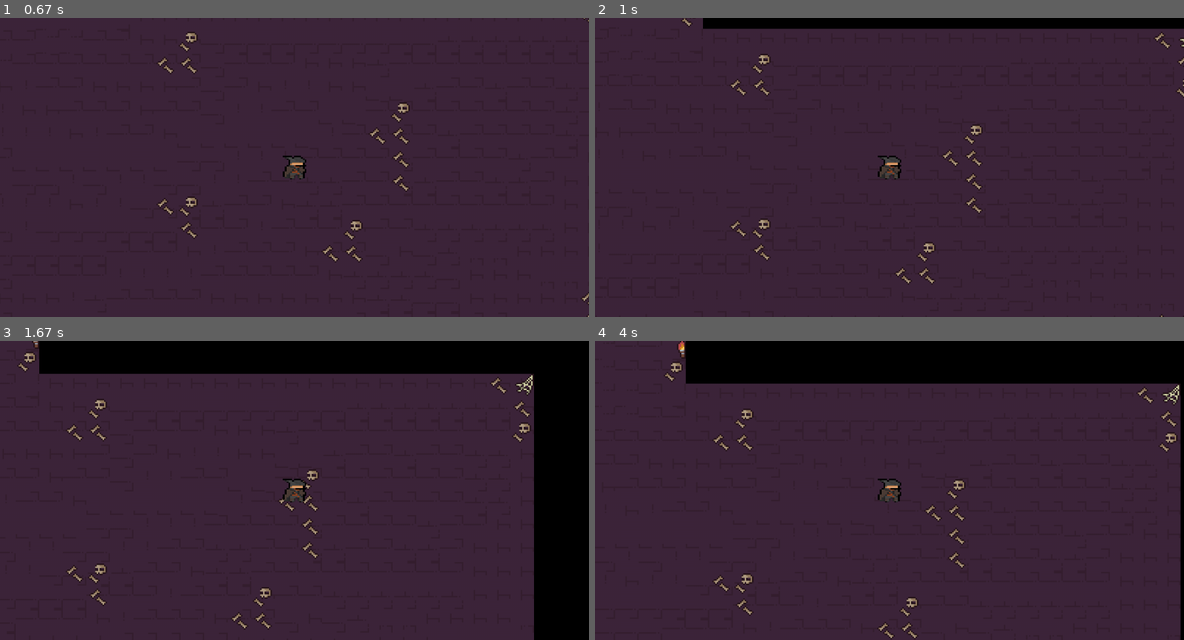
Above: before the commit, frames 1-4 (two rows, left to right).
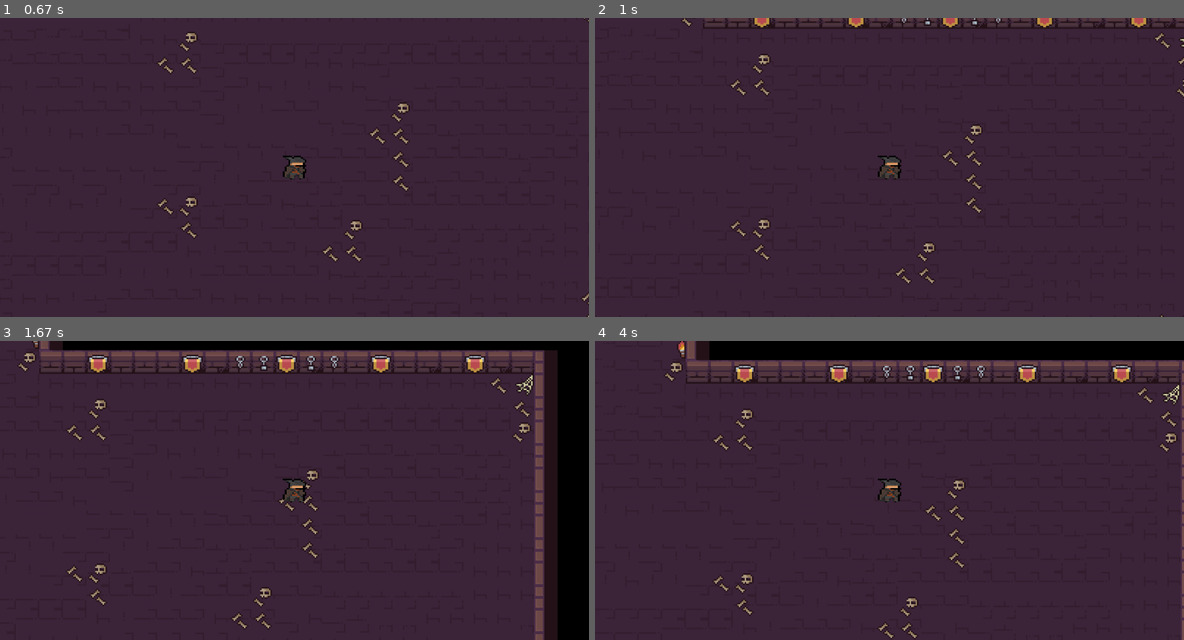
Above: after the commit, the same moments.

Repository: insper-classroom/devlife-23-1-projeto-pygame-luigi_ribolla
Game: pygame game, started from jogo.py
Two runs of this game, one before a commit and one after it. Both use one fixed random seed, a clock stepped at 60 frames per second and the inputs below.
Inputs:
- Up to frame 1 (0.67 s): hold D from 0.33 s (still down)
- Up to frame 2 (1 s): release D at 0.8 s; hold W from 0.83 s (still down)
- Up to frame 3 (1.67 s): release W at 1.13 s; hold D 1.17-1.63 s
- Up to frame 4 (4 s): hold A 1.67-2.2 s; hold S 2.23-2.53 s; hold A 2.57-2.97 s; hold W 3-3.37 s; hold D from 3.4 s (still down)

Frame 1 is identical in both runs. In frame 2, 2.9% of the frame differs, in the area x 18-100%, y 0-4%; in frame 3, 11%, in the area x 6-95%, y 0-100%; in frame 4, 7.4%.

Commit message:
paredes 80% funcionais

Diff:
--- a/level.py
+++ b/level.py
@@ -29,7 +29,7 @@
                         x = index_coluna * TAMANHO_TILE
                         y = index_linha * TAMANHO_TILE
                         if style == "limite":
-                            Tile((x,y), [self.sprites, self.objetos], 'invisivel')
+                            Tile((x,y), [ self.objetos], 'invisivel')
 
 
 
